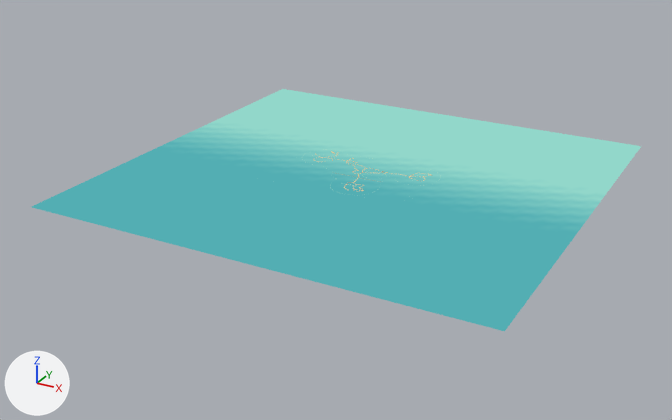
What one commit did to the glTF model assets/models/mainland.glb.
The view is the same before and after, from a 50 mm lens placed at (1039.0, -2068.0, 890.0), pointed at (-33.0, -118.0, -85.0). Lighting does not change. The marker at lower left points along +X, +Y and +Z. The picture after the commit comes second. Vertices at exactly the same position are counted once.

In view in the first picture: 'Gezeitenwasser · ein Wasserspiegel' and 2 more.
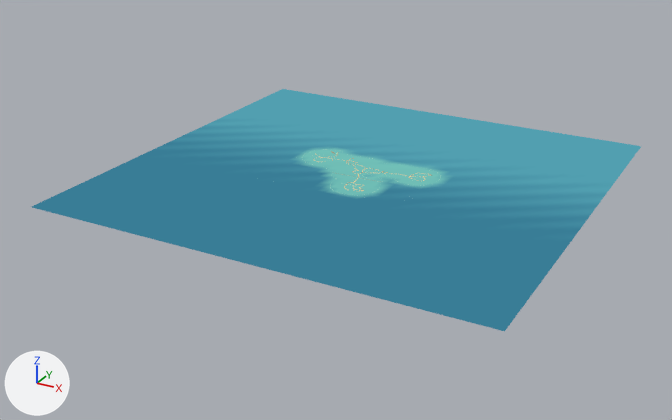
Patch to the scene script:
```diff
--- a/assets/models/mainland.glb.py
+++ b/assets/models/mainland.glb.py
@@ me_gezeitenwasser___ein_wasserspiegel @@
 me_gezeitenwasser___ein_wasserspiegel.from_pydata(...)  # 4871 vertices, 6594 faces; spans x -590.0..598.0, y -624.0..520.0, z -1.0
 # used by ob_gezeitenwasser___ein_wasserspiegel; location = (0.0, 0.0, 0.0)
+# me_gezeitenwasser___ein_wasserspiegel part 1: 5616 faces centred in x -583.0..591.0, y -617.0..513.0, z -1.0 are repainted in the vertex colours; the middle colour goes from cyan #68bbbb to cyan #448ca1
 me_gezeitenwasser___ein_wasserspiegel.materials.append(mat_gebackenes_sonnenlicht)
```

Boxes [x1, y1, x2, y2] around the edits, measured in the pictures (672 x 420 px):
part 1 of me_gezeitenwasser___ein_wasserspiegel, recoloured (darker): [32, 89, 641, 331] in both
